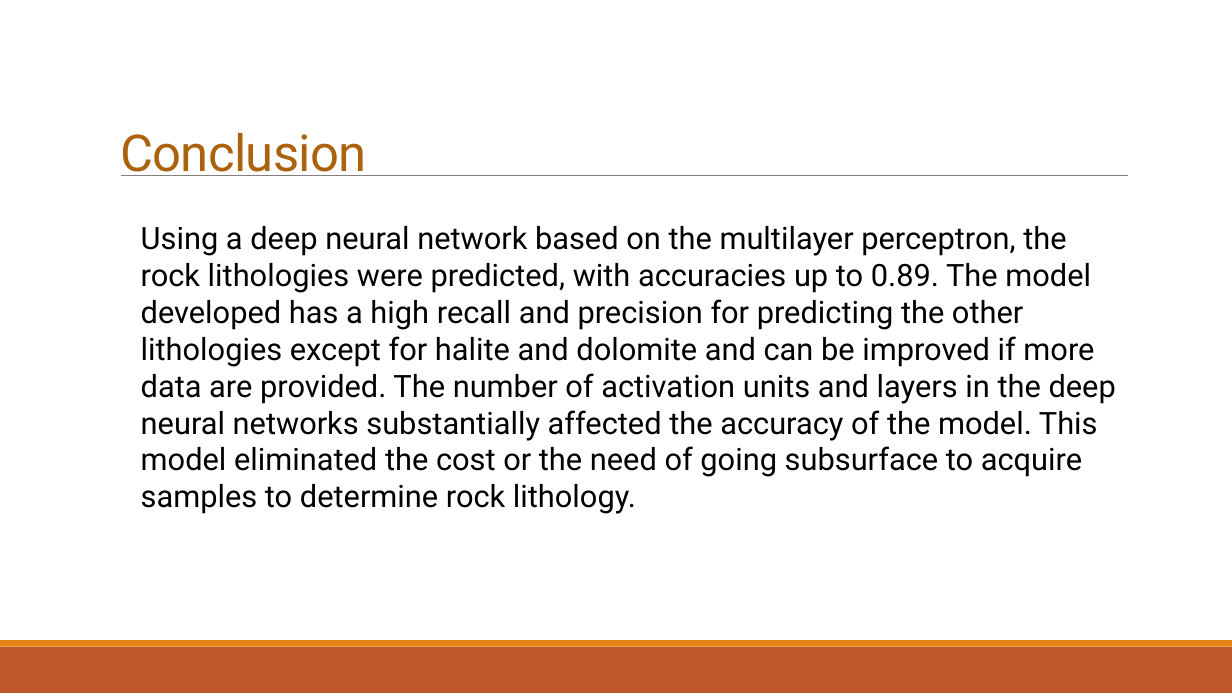
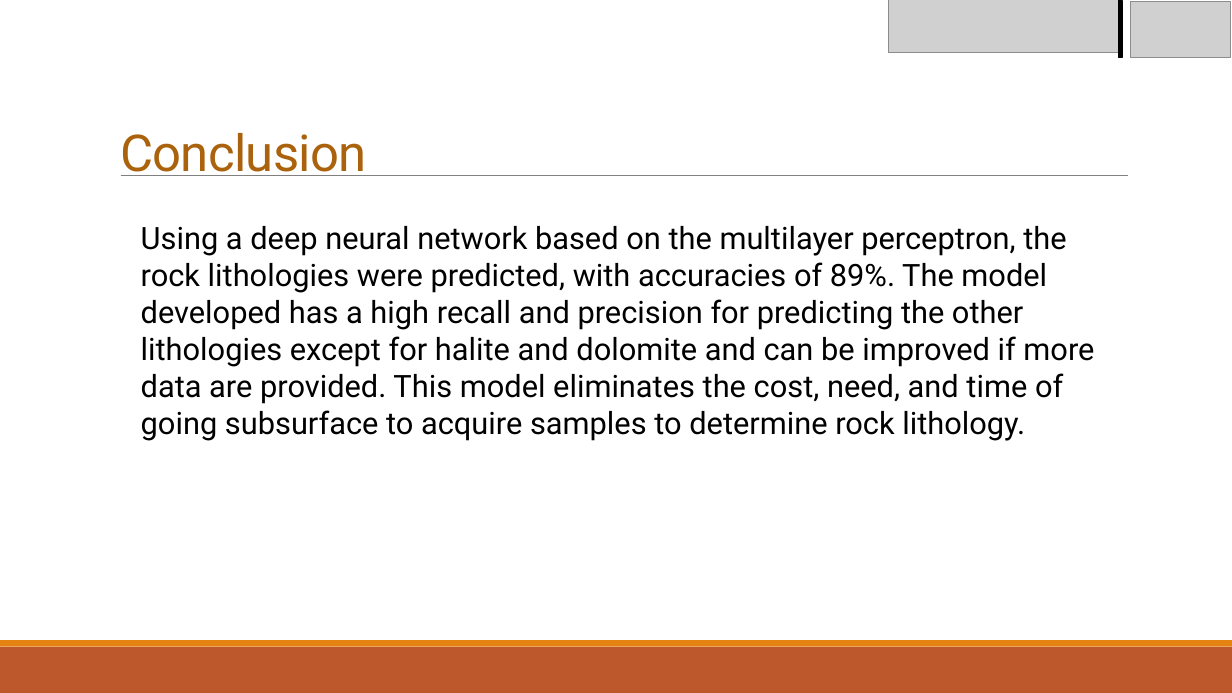
Before and after one commit to OvieIboyitie/Predicting-rock-Lithology-using-Machine-learning, a slide deck: slide 12 of Predicting rock lithology using machine learning updated.pptx (slide 14 before the commit). Drawn at 1232x693 pixels with LibreOffice and Linux fonts; fonts in the diff are those of the drawing; grey boxes stand for pictures. Boxes give left, top, right and bottom in pixels: in the first picture for what was removed or moved away, otherwise in the second. Text is boxed around its words. In the diff, an @@ line names an element or a change of style, - is before the commit and + after.

```diff
--- a/Predicting rock lithology using machine learning updated.pptx
+++ b/Predicting rock lithology using machine learning updated.pptx
@@ picture added at (888,0,1120,53) @@
@@ rectangle added at (1118,0,1122,57), fill #000000, outline #000000 1.25 pt @@
@@ picture added at (1131,2,1230,58) @@
@@ text at (141,226,1094,441): text changed @@
-Using a deep neural network based on the multilayer perceptron, the rock lithologies were predicted, with accuracies up to 0.89. The model developed has a high recall and precision for predicting the other lithologies except for halite and dolomite and can be improved if more data are provided. The number of activation units and layers in the deep neural networks substantially affected the accuracy of the model. This model eliminated the cost or the need of going subsurface to acquire samples to determine rock lithology.
+Using a deep neural network based on the multilayer perceptron, the rock lithologies were predicted, with accuracies of 89%. The model developed has a high recall and precision for predicting the other lithologies except for halite and dolomite and can be improved if more data are provided. This model eliminates the cost, need, and time of going subsurface to acquire samples to determine rock lithology.
```
Also in this commit, not shown: 8 other slides changed, 4 slides added, 5 slides removed.
